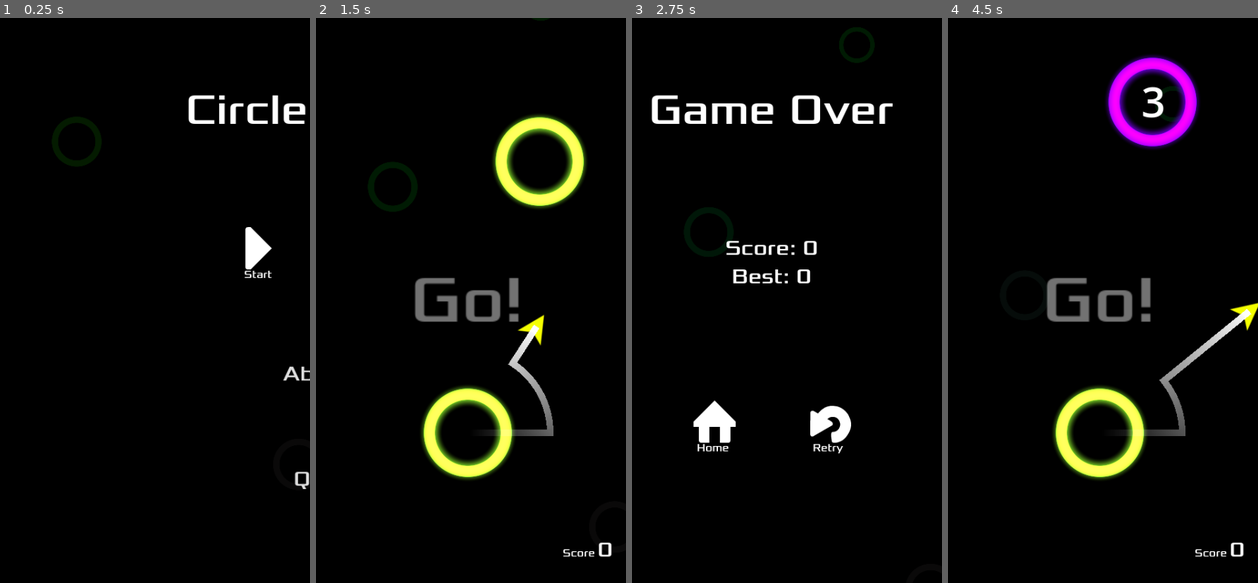
Above: before the commit, frames 1-4 (left to right).
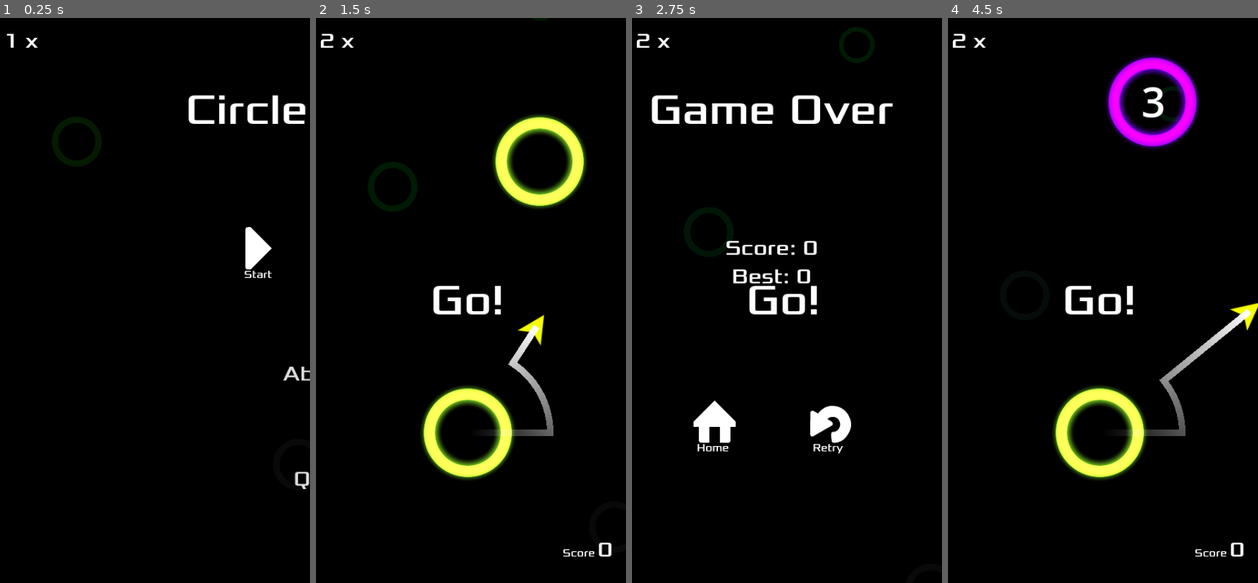
Above: after the commit, the same moments.

Repository: jrenato/circle_jump
Game: Godot game, scene res://Game/main.tscn
The game is run twice, just before and just after one commit, with the same random seed, the same clock (stepped at 60 frames per second) and the same inputs. Sound files missing from this copy of the repository are replaced by a short silence.
Inputs (mouse positions are in pixels of both pictures, inside the frame that each line leads up to):
- Up to frame 1 (0.25 s): no input
- Up to frame 2 (1.5 s): click "Start" at 0.5 s; tap Enter at 1.25 s; move the mouse to (536, 272) at 1.27 s; hold Right (ui_right) from 1.28 s (still down); hold Ctrl from 1.28 s (still down); click (536, 272) at 1.42 s
- Up to frame 3 (2.75 s): release Right (ui_right) at 2 s; release Ctrl at 2 s; drag from (721, 328) to (855, 159) at 2.02 s
- Up to frame 4 (4.5 s): move the mouse to (1130, 176) at 2.77 s; hold Right (ui_right) 2.78-3.5 s; tap Z at 2.85 s; click "Retry" at 3.5 s; drag from (1084, 413) to (1152, 102) at 4.27 s

The runs differ from the first frame. In frame 1, less than 0.1% of the frame differs, in the area x 2-13%, y 2-6%; in frame 2, 1.7%; in frame 3, 0.7%; in frame 4, 1.7%, in the area x 1-66%, y 2-54%.

Commit message:
Added bonus multiplier for early jump

Diff:
--- a/GUI/HUD/hud.gd
+++ b/GUI/HUD/hud.gd
@@ -1,7 +1,8 @@
 extends Control
 
 @onready var score_box: MarginContainer = %ScoreBox
-@onready var score_label: Label = %Score
+@onready var score_label: Label = %ScoreLabel
+@onready var bonus_label: Label = %BonusLabel
 @onready var message_label: Label = %Message
 @onready var animation_player: AnimationPlayer = %AnimationPlayer
 
@@ -15,6 +16,12 @@
 	score_label.text = str(score)
 
 
+func update_bonus(bonus: int) -> void:
+	bonus_label.text = "%s x" % str(bonus)
+	if bonus > 1:
+		animation_player.play("bonus")
+
+
 func hide_hud() -> void:
 	score_box.hide()
 
--- a/GUI/HUD/hud.tscn
+++ b/GUI/HUD/hud.tscn
@@ -63,6 +63,59 @@
 "transitions": PackedFloat32Array(1),
 "update": 0,
 "values": [Vector2(1, 1)]
+}
+tracks/4/type = "value"
+tracks/4/imported = false
+tracks/4/enabled = true
+tracks/4/path = NodePath("BonusLabel:label_settings:font_color")
+tracks/4/interp = 1
+tracks/4/loop_wrap = true
+tracks/4/keys = {
+"times": PackedFloat32Array(0),
+"transitions": PackedFloat32Array(1),
+"update": 0,
+"values": [Color(1, 1, 1, 1)]
+}
+tracks/5/type = "value"
+tracks/5/imported = false
+tracks/5/enabled = true
+tracks/5/path = NodePath("BonusLabel:scale")
+tracks/5/interp = 1
+tracks/5/loop_wrap = true
+tracks/5/keys = {
+"times": PackedFloat32Array(0),
+"transitions": PackedFloat32Array(1),
+"update": 0,
+"values": [Vector2(1, 1)]
+}
+
+[sub_resource type="Animation" id="Animation_w2wex"]
+resource_name = "bonus"
+length = 0.15
+step = 0.01
+tracks/0/type = "value"
+tracks/0/imported = false
+tracks/0/enabled = true
+tracks/0/path = NodePath("BonusLabel:label_settings:font_color")
+tracks/0/interp = 1
+tracks/0/loop_wrap = true
+tracks/0/keys = {
+"times": PackedFloat32Array(0, 0.07, 0.15),
+"transitions": PackedFloat32Array(1, 1, 1),
+"update": 0,
+"values": [Color(1, 1, 1, 1), Color(1, 0, 0, 1), Color(1, 1, 1, 1)]
+}
+tracks/1/type = "value"
+tracks/1/imported = false
+tracks/1/enabled = true
+tracks/1/path = NodePath("BonusLabel:scale")
+tracks/1/interp = 1
+tracks/1/loop_wrap = true
+tracks/1/keys = {
+"times": PackedFloat32Array(0, 0.07, 0.15),
+"transitions": PackedFloat32Array(1, 1, 1),
+"update": 0,
+"values": [Vector2(1, 1), Vector2(1.5, 1.5), Vector2(1, 1)]
 }
 
 [sub_resource type="Animation" id="Animation_k6gf0"]
@@ -137,6 +190,7 @@
 [sub_resource type="AnimationLibrary" id="AnimationLibrary_g3pj3"]
 _data = {
 "RESET": SubResource("Animation_708op"),
+"bonus": SubResource("Animation_w2wex"),
 "init": SubResource("Animation_k6gf0"),
 "show_message": SubResource("Animation_uca6p")
 }
@@ -149,6 +203,18 @@
 grow_horizontal = 2
 grow_vertical = 2
 script = ExtResource("1_l8by6")
+
+[node name="BonusLabel" type="Label" parent="."]
+unique_name_in_owner = true
+custom_minimum_size = Vector2(0, 50)
+layout_mode = 1
+offset_left = 15.0
+offset_top = 15.0
+offset_right = 460.0
+offset_bottom = 65.0
+size_flags_vertical = 1
+text = "1 x"
+label_settings = SubResource("LabelSettings_m6s43")
 
 [node name="ScoreBox" type="MarginContainer" parent="."]
 unique_name_in_owner = true
@@ -177,7 +243,7 @@
 label_settings = SubResource("LabelSettings_l2qto")
 vertical_alignment = 1
 
-[node name="Score" type="Label" parent="ScoreBox/HBoxContainer"]
+[node name="ScoreLabel" type="Label" parent="ScoreBox/HBoxContainer"]
 unique_name_in_owner = true
 custom_minimum_size = Vector2(0, 50)
 layout_mode = 2
--- a/Game/Circle/circle.gd
+++ b/Game/Circle/circle.gd
@@ -1,10 +1,12 @@
 class_name Circle extends Area2D
 
-enum MODE {STATIC, LIMITED}
+signal orbit_completed
+
+enum MODE {UNLIMITED, LIMITED}
 
 var jumper: Jumper = null
 
-var mode: MODE = MODE.STATIC:
+var mode: MODE = MODE.UNLIMITED:
 	set(value):
 		mode = value
 		update_mode()
@@ -29,7 +31,7 @@
 		orbit_progress_bar.radial_initial_angle = rad_to_deg(orbit_start + PI/2)
 
 var max_orbits: int = 3 # Number of orbits until the circle disappears
-var orbits_left: int = 0 # Number of orbits the jumper has completed
+var current_orbits: int = 0 # Number of orbits the jumper has completed
 
 var move_range: float = 0.0 # How far the circle can move. Zero means it won't move
 var move_speed: float = 1.0 # How fast the circle moves
@@ -64,12 +66,12 @@
 
 	level = level * 3
 
-	var modes: Array = [MODE.STATIC, MODE.LIMITED]
+	var modes: Array = [MODE.UNLIMITED, MODE.LIMITED]
 	var weights: Array = [10, level-1]
 	if not first_circle:
 		mode = modes[Settings.get_weighted_random(weights)]
 	else:
-		mode = MODE.STATIC
+		mode = MODE.UNLIMITED
 
 	var move_chance: float = clamp((level - 10), 0, 9) / 10.0
 	if randf() < move_chance and not first_circle:
@@ -84,9 +86,8 @@
 
 func _process(delta: float) -> void:
 	pivot.rotation += rotation_speed * delta
-	if mode == MODE.LIMITED and jumper:
+	if jumper:
 		check_orbits()
-		update_ui()
 
 
 func update_radius() -> void:
@@ -102,13 +103,12 @@
 	var color: Color
 
 	match mode:
-		MODE.STATIC:
+		MODE.UNLIMITED:
 			orbits_label.hide()
 			orbit_progress_bar.hide()
 			color = Settings.theme["circle_static"]
 		MODE.LIMITED:
-			orbits_left = max_orbits
-			orbits_label.text = str(orbits_left)
+			orbits_label.text = str(max_orbits - current_orbits)
 			orbits_label.show()
 			orbit_progress_bar.hide()
 			color = Settings.theme["circle_limited"]
@@ -129,25 +129,29 @@
 
 func check_orbits() -> void:
 	if abs(pivot.rotation - orbit_start) >= 2 * PI:
-		orbits_left -= 1
+		current_orbits += 1
+		orbit_completed.emit()
 
-		AudioManager.play_sound("Beep")
+		if mode == MODE.LIMITED:
+			AudioManager.play_sound("Beep")
+			update_ui()
 
-		if orbits_left <= 0:
-			jumper.die()
-			jumper = null
-			implode()
+			if current_orbits >= max_orbits:
+				jumper.die()
+				jumper = null
+				implode()
 
 		orbit_start = pivot.rotation
 
 
 func update_ui() -> void:
-	if orbits_label.text != str(orbits_left):
-		orbits_label.text = str(orbits_left)
+	if orbits_label.text != str(max_orbits - current_orbits):
+		orbits_label.text = str(max_orbits - current_orbits)
 	orbit_progress_bar.value = abs(pivot.rotation - orbit_start) / (2 * PI)
 
 
 func capture(player: Jumper) -> void:
+	current_orbits = 0
 	jumper = player
 	animation_player.play("capture")
 	pivot.rotation = (jumper.position - position).angle()
@@ -157,6 +161,7 @@
 
 
 func implode() -> void:
+	jumper = null
 	if !animation_player.is_playing():
 		animation_player.play("implode")
 	await animation_player.animation_finished
--- a/Game/main.gd
+++ b/Game/main.gd
@@ -2,6 +2,8 @@
 
 @export var circle_scene: PackedScene
 @export var jumper_scene: PackedScene
+
+var jumper: Jumper
 
 var score: int :
 	set(value):
@@ -9,9 +11,8 @@
 		update_score()
 
 var new_high_score: bool = false
-
-var jumper: Jumper
 var level: int = 1
+var bonus: int = 1
 
 @onready var screens: CanvasLayer = %Screens
 @onready var hud: Control = %HUD
@@ -38,6 +39,7 @@
 	hud.show_message("Go!")
 	score = 0
 	level = 1
+	set_bonus(1)
 	new_high_score = false
 
 	AudioManager.music_volume = 1.0
@@ -56,6 +58,11 @@
 		hud.show_message("Level %d" % level)
 
 
+func set_bonus(value: int) -> void:
+	bonus = value
+	hud.update_bonus(bonus)
+
+
 func spawn_jumper() -> void:
 	jumper = jumper_scene.instantiate()
 	add_child(jumper)
@@ -67,6 +74,8 @@
 func spawn_circle(circle_position: Variant = null, disable_points: bool = false) -> void:
 	var circle: Circle = circle_scene.instantiate()
 	add_child(circle)
+
+	circle.orbit_completed.connect(set_bonus.bind(1))
 
 	if disable_points:
 		circle.points = 0
@@ -88,7 +97,8 @@
 	if not target_area is Circle:
 		return
 
-	score += target_area.points
+	score += target_area.points * bonus
+	set_bonus(bonus + 1)
 	hud.update_score(score)
 
 	var target_circle: Circle = target_area
Not shown: 1 places in GUI/HUD/hud.tscn that only renumber resources
